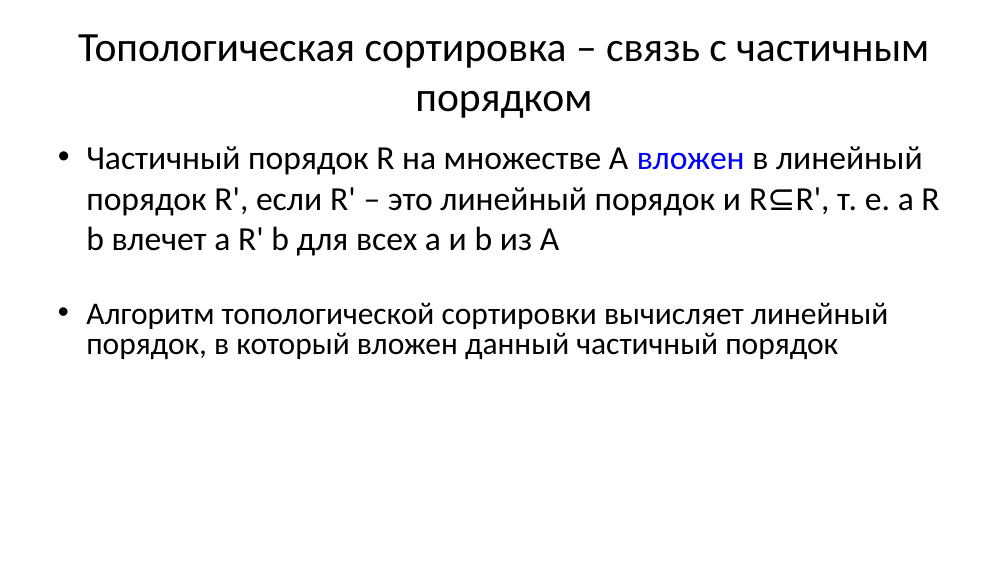
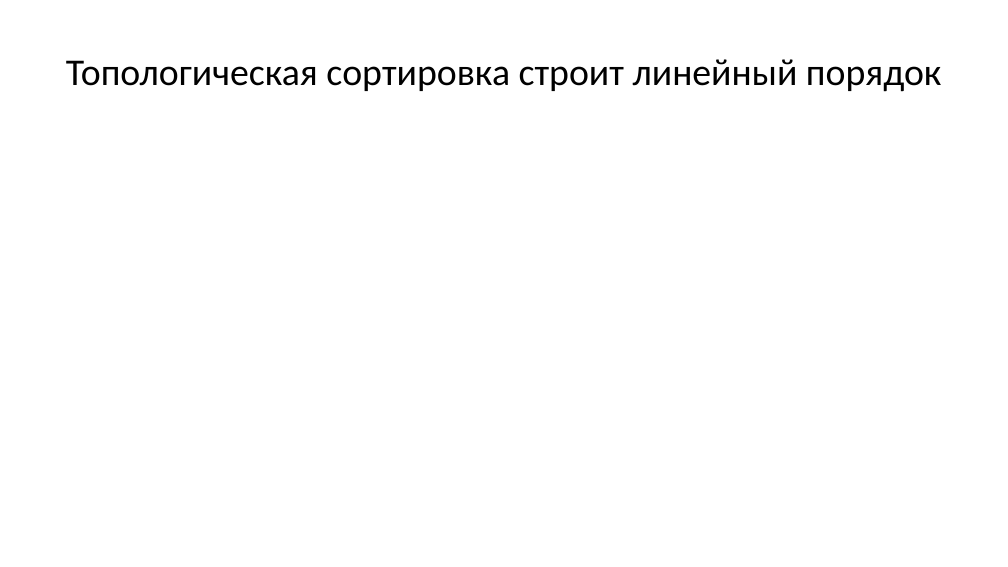
Before and after one commit to Evgueni-Petrov-aka-espetrov/Algorithms-and-Programming-in-C-pptx, a slide deck: slide 172 of 18 Кратчайшие пути и топсорт.pptx (slide 36 before the commit). Drawn at 1008x567 pixels with LibreOffice and Linux fonts; fonts in the diff are those of the drawing. Boxes give left, top, right and bottom in pixels: in the first picture for what was removed or moved away, otherwise in the second. Text is boxed around its words. In the diff, an @@ line names an element or a change of style, - is before the commit and + after.

Commit message:
разбил на слои; персоналии по одной схеме; привел в порядок картинки

```diff
--- a/18 Кратчайшие пути и топсорт.pptx
+++ b/18 Кратчайшие пути и топсорт.pptx
@@ title at <box>66,59,941,92</box>: text changed; size 39.6 to 36 pt @@
-Топологическая сортировка – связь с частичным порядком
+Топологическая сортировка строит линейный порядок
@@ text removed at <box>86,146,939,360</box> @@
-• Частичный порядок R на множестве А вложен в линейный порядок R', если R' – это линейный порядок и R⊆R', т. е. a R b влечет a R' b для всех а и b из А
-• Алгоритм топологической сортировки вычисляет линейный порядок, в который вложен данный частичный порядок
```
Also in this commit, not shown: 25 other slides changed, 147 slides added, 9 slides removed.
